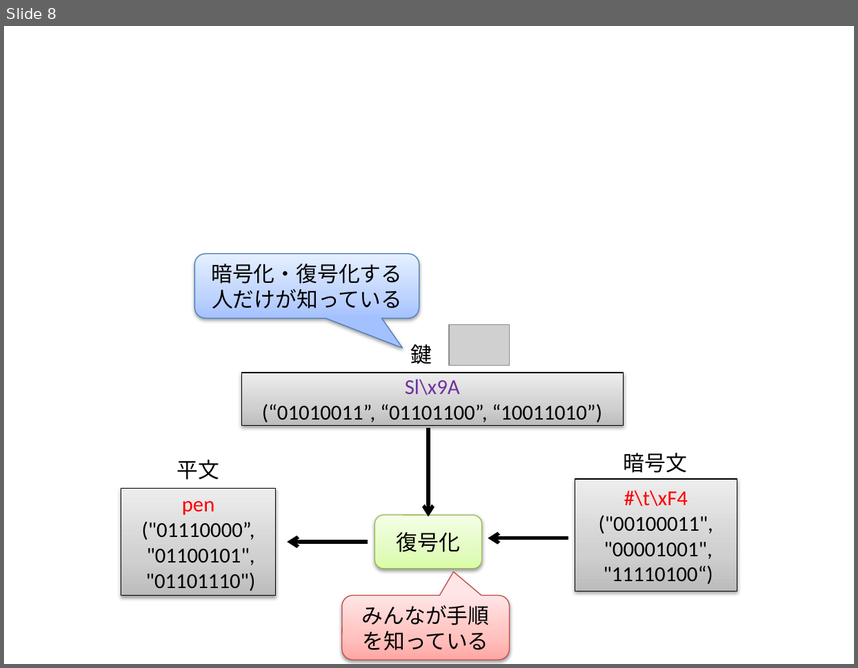
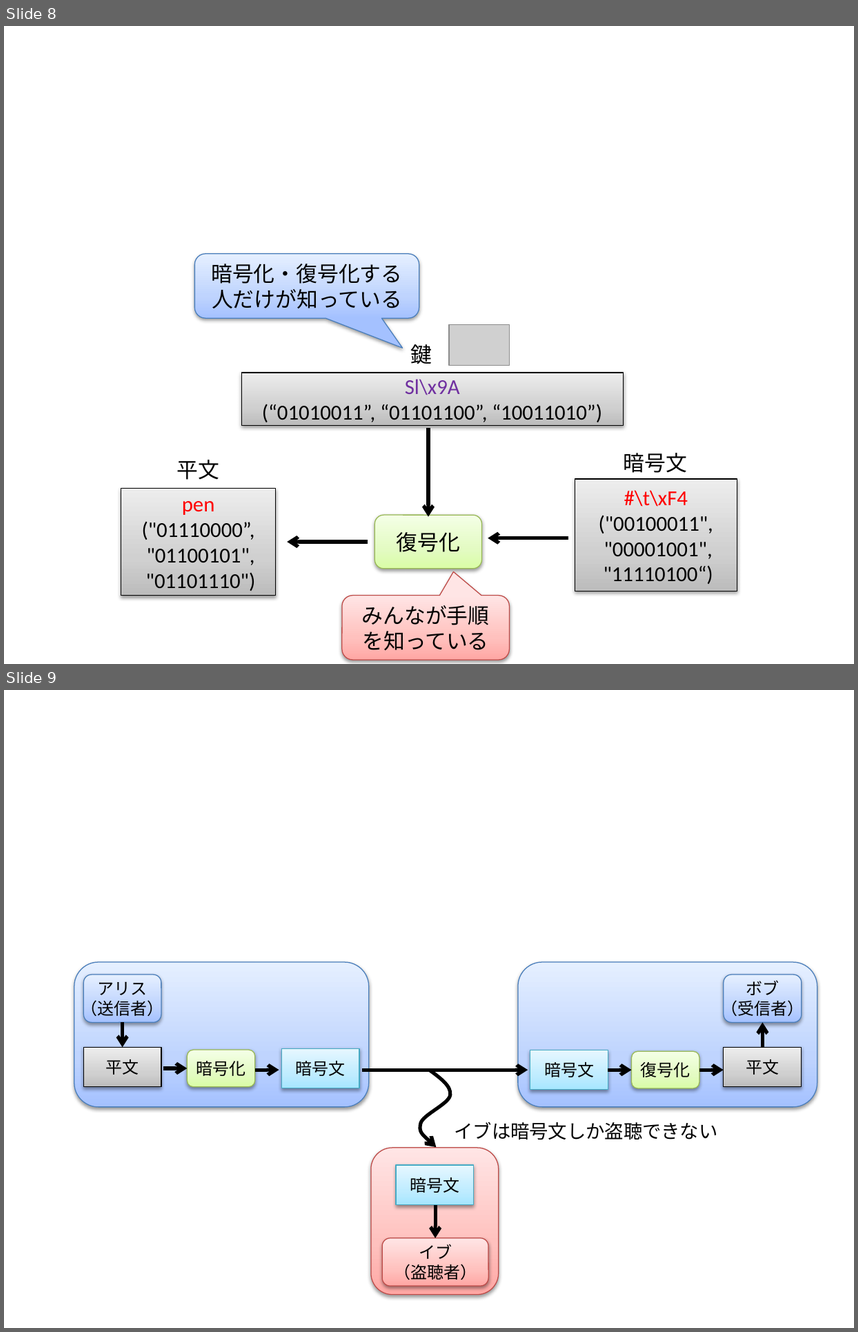
Before and after one commit to toyokazu/cryptography-basics, a slide deck: app/assets/images/cards.pptx. Shown one above the other, each under a label of ours: slide 8 before the commit, slides 8 and 9 after it. The pictures are 858x668 and 858x1332 pixels, drawn with LibreOffice and Linux fonts; fonts in the diff are those of the drawing; grey boxes stand for pictures. Boxes give left, top, right and bottom in pixels: in the first picture for what was removed or moved away, otherwise in the second. Text is boxed around its words. In the diff, an @@ line names an element or a change of style, - is before the commit and + after.

```diff
--- a/app/assets/images/cards.pptx
+++ b/app/assets/images/cards.pptx
@@ slide 9 added at box(4, 690, 854, 1328), background #FFFFFF @@
@@ group added at box(518, 962, 818, 1107): 2 rounded rectangles, 1 rectangle, 1 arrow @@
+ボブ
+（受信者）
+平文
@@ rectangle added at box(530, 1049, 608, 1090), fill gradient #A7E6FF to #C1EDFF to #E7F8FF, outline #46AAC5 0.75 pt, 14 pt, text #000000 @@
+暗号文
@@ rounded rectangle added at box(631, 1052, 700, 1089), fill gradient #DAFDA7 to #E4FCC2 to #F5FFE7, outline #98B955 0.75 pt, 14 pt, text #000000 @@
+復号化
@@ group added at box(74, 962, 369, 1107): 3 rounded rectangles, 3 arrows, 2 rectangles @@
+アリス
+（送信者）
+平文
+暗号化
+暗号文
@@ arrow added from (362, 1070) to (528, 1070), #000000 3 pt @@
@@ arrow added from (608, 1070) to (631, 1070), #000000 3 pt @@
@@ arrow added from (700, 1070) to (723, 1070), #000000 3 pt @@
@@ group added at box(371, 1069, 718, 1294): 2 rounded rectangles, 1 freeform shape, 1 arrow, 1 text, 1 rectangle @@
+イブ
+（盗聴者）
+イブは暗号文しか盗聴できない
+暗号文
```
Also in this commit, not shown: 2 other files.
